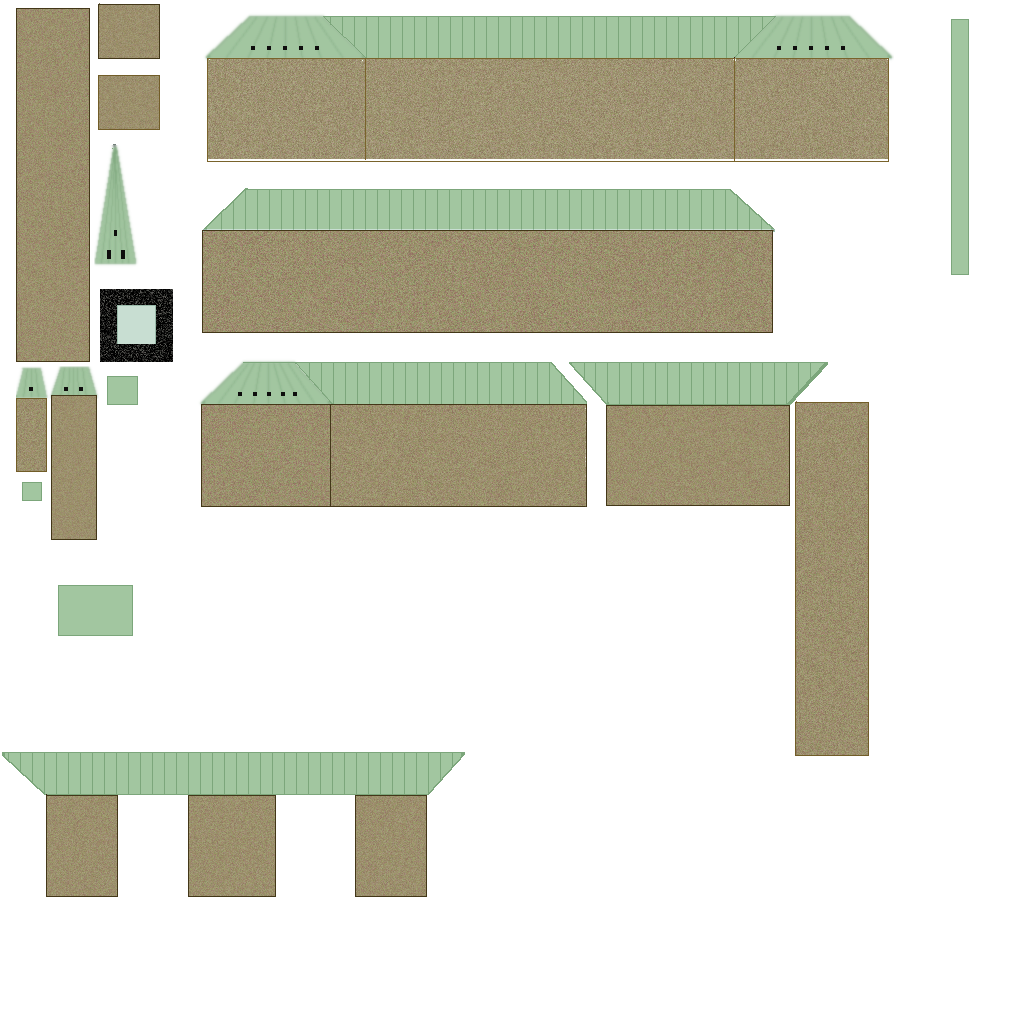
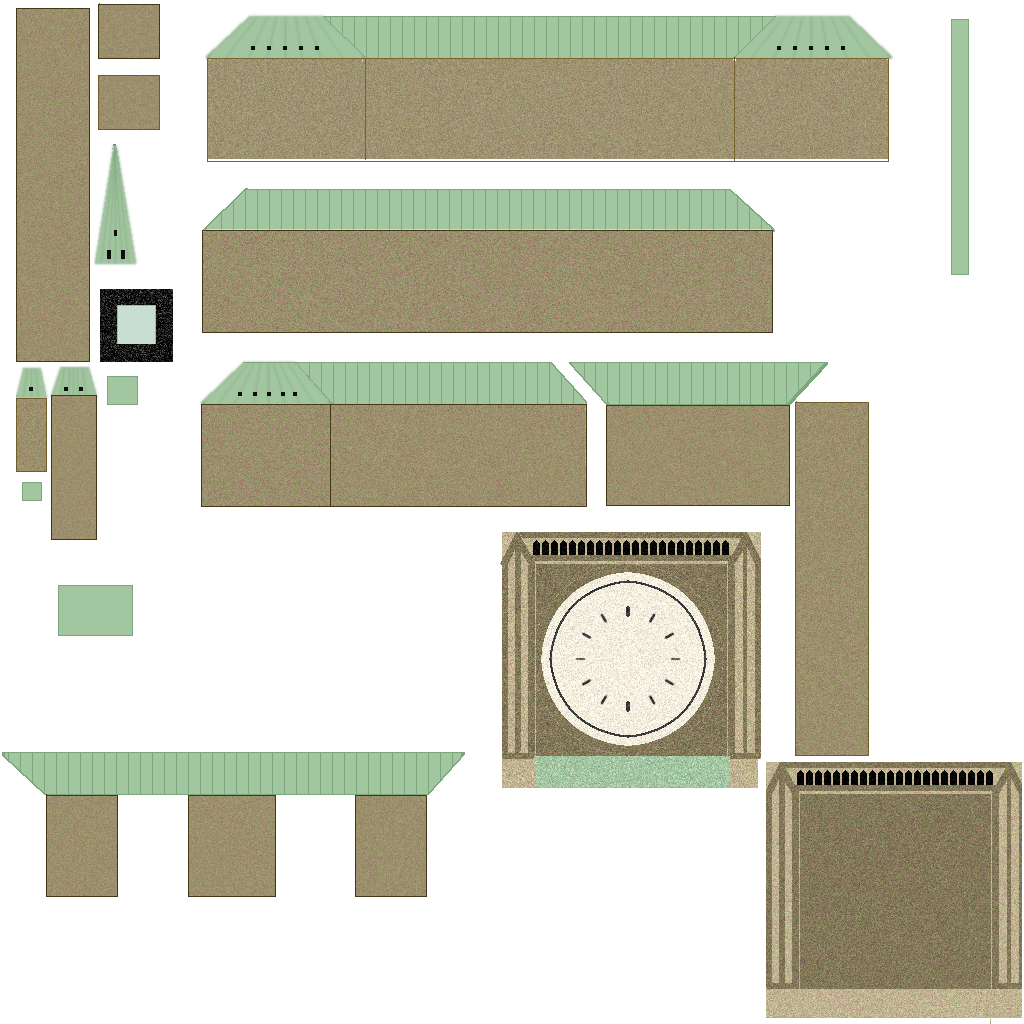
The second 1024×1024 image is a revision of the first. Changes to its layers:
painted on "Textures" over [500, 532, 1022, 1024]
